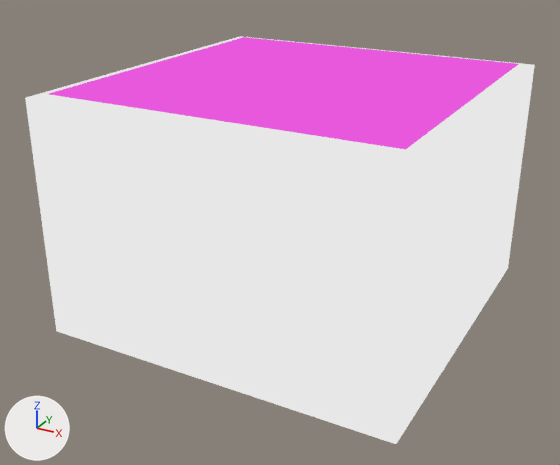
Two versions of the Blender file assets/room.blend, one commit apart.
Both versions are drawn from a 50 mm camera at (16.9, -33.0, 20.2) aimed at (-0.5, -1.3, 4.3). Lighting does not change. The marker at lower left points along +X, +Y and +Z.
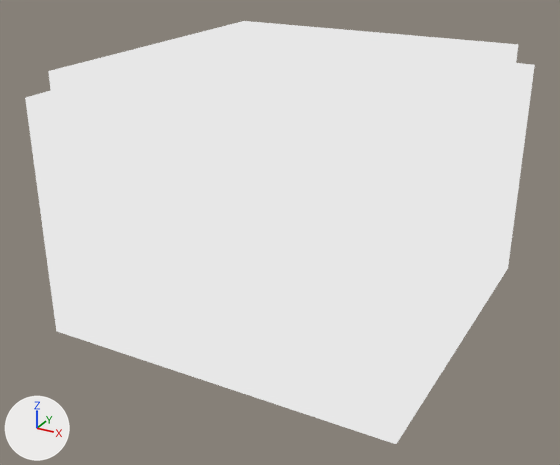
What differs and where, as boxes [x1, y1, x2, y2] in the pictures (560 x 465 px):
'Cube.005', added
    after: [48, 21, 518, 151]
'Plane.001', deleted
    before: [49, 37, 518, 149]

What the commit changed:
Mesh me_cube_005 is new.
It is a box spanning x -1.0..1.0, y -1.0..1.0, z -1.0..1.0.
It uses material mat_material_005.
Object 'Plane.001' (ob_plane_001) is deleted.
Object 'Cube.005' (ob_cube_005) is new; it shows me_cube_005.
Its location is (0.0, 0.0, 12.0).
Its scale is (8.21, 8.21, 1.0).
